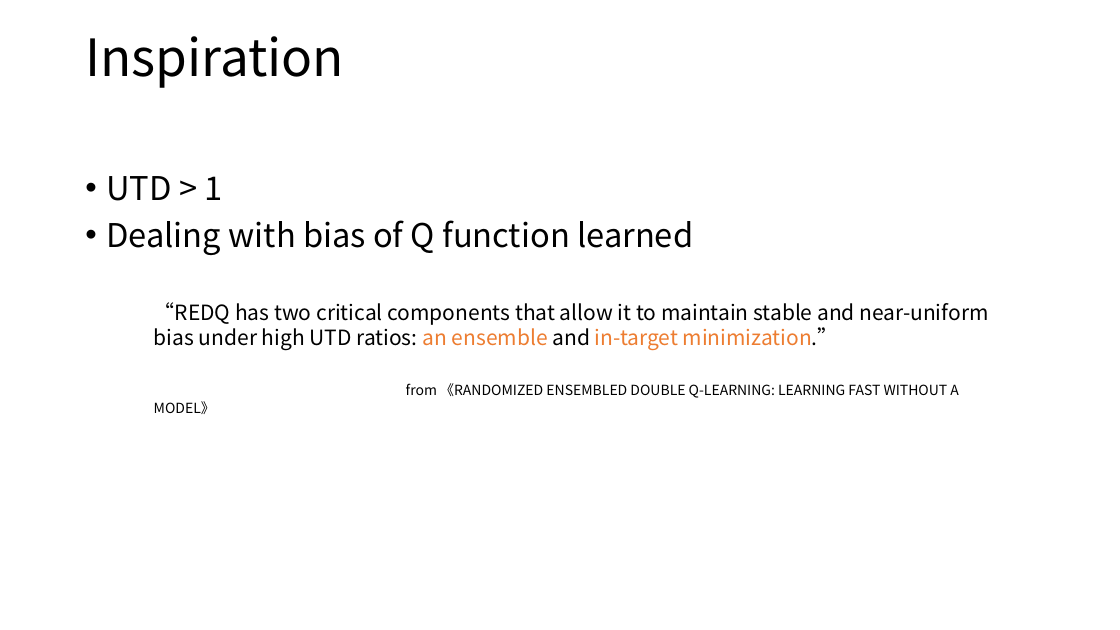
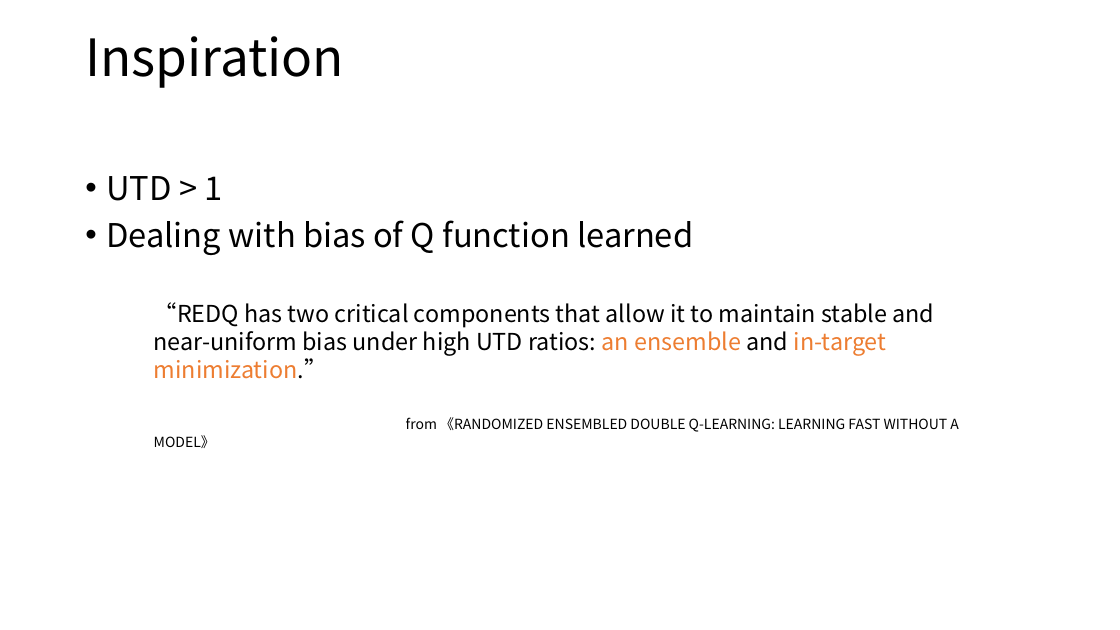
Before and after one commit to kevinva/paperReport, a slide deck: slide 12 of presentation/A_Walk_in_the_Park_Learning_to_Walk_in 20_Minutes_With Model-Free_Reinforcement_Learning.pptx. Drawn at 1120x630 pixels with LibreOffice and Linux fonts; fonts in the diff are those of the drawing. Boxes give left, top, right and bottom in pixels: in the first picture for what was removed or moved away, otherwise in the second. Text is boxed around its words. In the diff, an @@ line names an element or a change of style, - is before the commit and + after.

```diff
--- a/presentation/A_Walk_in_the_Park_Learning_to_Walk_in 20_Minutes_With Model-Free_Reinforcement_Learning.pptx
+++ b/presentation/A_Walk_in_the_Park_Learning_to_Walk_in 20_Minutes_With Model-Free_Reinforcement_Learning.pptx
@@ text at (154, 302, 934, 379): size 18 to 20 pt in "“REDQ has two critical components that allow ..." @@
```
Also in this commit, not shown: 4 other slides changed, 1 other file.
